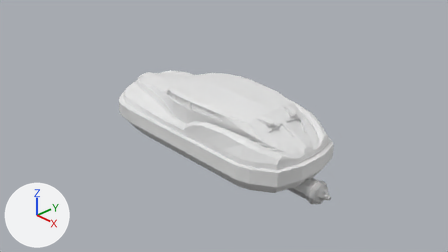
The Blender file dallas taxi.blend as it was, and as the next commit left it.
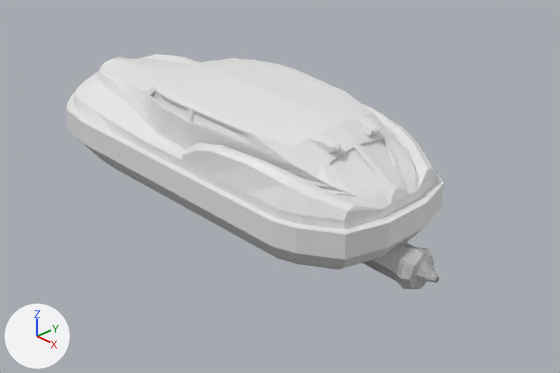
There are two pictures of each version: one from the file's camera 'Camera', one close up on the part from 18% to 89% of the width and 16% to 100% of the height. Lighting does not change. The marker at lower left points along +X, +Y and +Z.
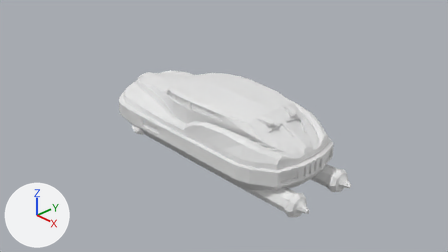
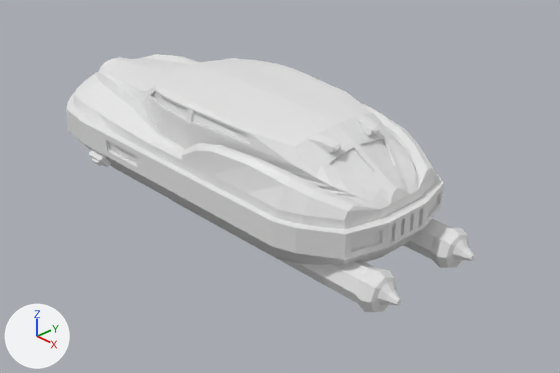
Pixel boxes (x1, y1, x2, y2) of what changed, in the close-ups (560 x 373 px):
```json
{"object": "Cube", "change": "reshaped", "before": [66, 54, 444, 289], "after": [66, 54, 475, 312], "on screen": "8% wider, 10% taller"}
{"part": 1, "of": "me_cube_002", "change": "built on", "before": [84, 133, 141, 175], "after": [84, 133, 141, 175]}
{"part": 2, "of": "me_cube_002", "change": "built on", "before": [345, 184, 444, 289], "after": [172, 184, 475, 312]}
```

Scene script edits in JSON lines:
```json
{"block": "me_cube_002", "where": "# used by ob_cube; location = (0.0, 0.0, 0.0)"}
{"op": "remove", "block": "me_cube_002", "code": "me_cube_002.from_pydata(...)  # 511 vertices, 479 faces, 1 loose edge; spans x -2.46..2.46, y -1.0..0.22, z -0.68..0.68"}
{"op": "add", "block": "me_cube_002", "code": "me_cube_002.from_pydata(...)  # 623 vertices, 571 faces, 1 loose edge; spans x -2.46..2.46, y -1.02..0.01, z -0.68..0.68"}
{"block": "me_cube_002", "change": "me_cube_002 part 1"}
{"block": "me_cube_002", "change": "2 faces are deleted"}
{"block": "me_cube_002", "change": "24 vertices are added at x -1.47..-0.62, y -1.02..-0.89, z -0.37..0.0"}
{"block": "me_cube_002", "change": "26 new faces join them"}
{"block": "me_cube_002", "change": "me_cube_002 part 2"}
{"block": "me_cube_002", "change": "7 faces are deleted"}
{"block": "me_cube_002", "change": "60 vertices in x -1.73..2.46, y -0.22..0.18, z -0.68..-0.25 move by (0.0, -0.53, 0.0)"}
{"block": "me_cube_002", "change": "12 vertices in x -0.49..2.37, y -0.15..0.22, z -0.62..-0.31 move by (0.0, -0.54, 0.0)"}
{"block": "me_cube_002", "change": "4 vertices move from x -2.36..-2.3, y -0.03..-0.02, z -0.16..0.26 to x -2.36..-2.3, y 0.0, z -0.16..0.26"}
{"block": "me_cube_002", "change": "28 vertices are added at x -2.36..2.08, y -0.67..-0.04, z -0.16..0.04"}
{"block": "me_cube_002", "change": "12 new vertices lie (0.0, 0.0, 0.18) away from vertices in x -2.31..2.08, y -0.67..-0.04, z -0.15"}
{"block": "me_cube_002", "change": "45 new faces join them"}
```
